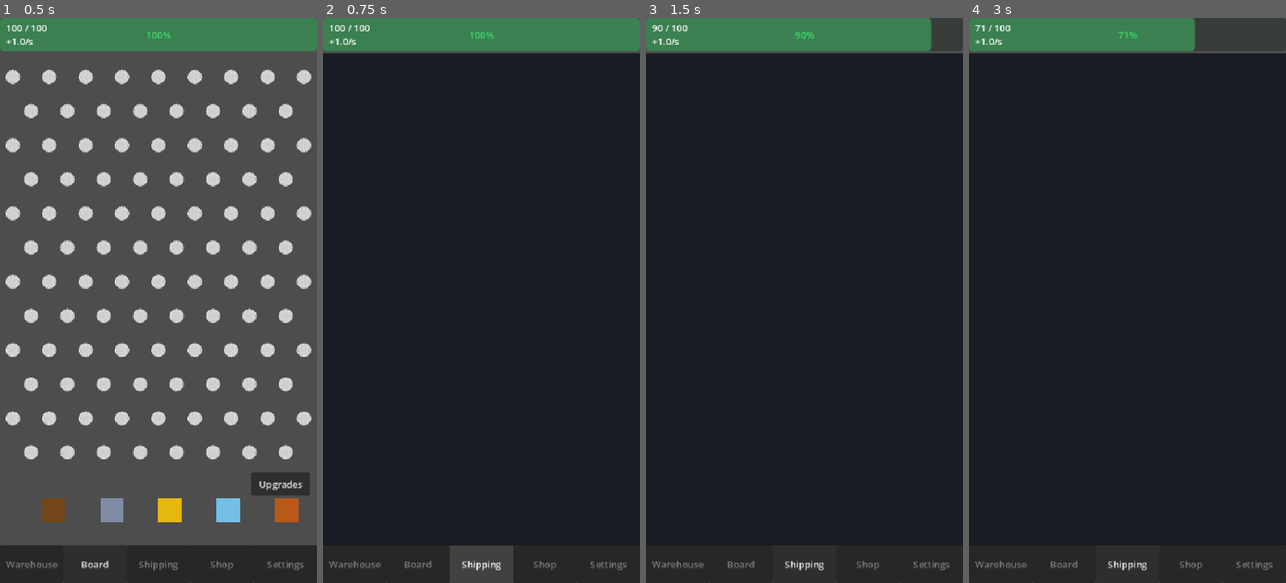
Above: before the commit, frames 1-4 (left to right).
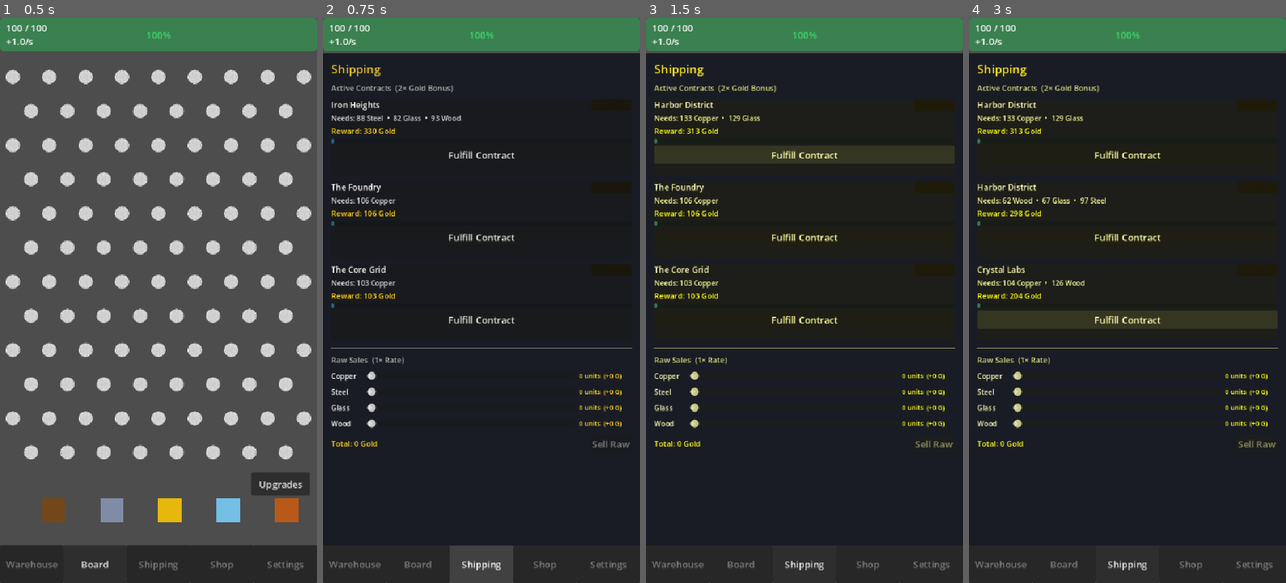
Above: after the commit, the same moments.

Repository: RafaelNTeixeira/ScrapFall
Game: Godot game, scene res://scenes/Main.tscn
Same seed, same stepped clock (60 frames per second), same inputs: the game is played once before the commit and once after it.
Inputs (mouse positions are in pixels of both pictures, inside the frame that each line leads up to):
- Up to frame 1 (0.5 s): no input
- Up to frame 2 (0.75 s): click "Shipping" at 0.5 s
- Up to frame 3 (1.5 s): click (804, 153) at 1.25 s, where only the run after the commit has a clickable "Fulfill Contract"
- Up to frame 4 (3 s): click (1127, 238) at 2 s, where only the run after the commit has a clickable "Fulfill Contract"; click (1127, 317) at 2.75 s, where only the run after the commit has a clickable "Fulfill Contract"

Frame 1 is identical in both runs. In frame 2, 3.2% of the frame differs, in the area x 2-98%, y 8-76%; in frame 3, 7.4%; in frame 4, 8.7%, in the area x 1-100%, y 0-76%.

Commit message:
feat: Added contract/shipping system for selling materials and getting gold in reward; Selling raw materials is now allowed too

Diff:
--- a/project.godot
+++ b/project.godot
@@ -21,6 +21,7 @@
 SaveManager="*uid://bmye37614em4w"
 AudioManager="*uid://cxabq1i4rr7xk"
 UpgradeManager="*uid://dvok5ay5cwxeu"
+ContractManager="*uid://cy7qb37quyuob"
 
 [display]
 
--- a/scripts/Board.gd
+++ b/scripts/Board.gd
@@ -484,7 +484,7 @@
 					peg.set_highlight(true)
 		"energy_peg", "relocate_energy":
 			for peg in all_pegs:
-				if peg.peg_type == Peg.PegType.NORMAL:
+				if peg.is_energy_eligible():
 					peg.set_highlight(true)
 		"bouncy_peg", "relocate_bouncy":
 			for peg in all_pegs:
--- /dev/null
+++ b/scripts/ContractManager.gd
@@ -0,0 +1,181 @@
+# =============================================================================
+# ContractManager.gd
+# Autoload — register as "ContractManager"
+#
+# Manages 3 active shipping contracts at all times.
+# Each contract has a countdown timer; when it expires a new one replaces it.
+# Fulfilling a contract pays 2× the raw gold rate.
+# =============================================================================
+extends Node
+
+# -----------------------------------------------------------------------------
+# Signals
+# -----------------------------------------------------------------------------
+signal contract_updated(slot: int)      # any change to a slot (new/tick)
+signal contract_fulfilled(slot: int, gold_earned: float)
+signal contract_expired(slot: int)
+
+# -----------------------------------------------------------------------------
+# Constants
+# -----------------------------------------------------------------------------
+const SLOT_COUNT: int = 3
+
+const FACTIONS: Array[String] = [
+	"The Core Grid", "Harbor District", "Iron Heights",
+	"Crystal Labs",  "The Foundry",     "Skywatch Station",
+	"Deep Mines Co.", "Neon Market",    "Rust & Co.",
+]
+
+## Base gold per unit when selling raw (1×)
+const RAW_RATES: Dictionary = {
+	"Copper": 0.5,
+	"Steel":  0.8,
+	"Glass":  0.7,
+	"Wood":   0.4,
+}
+
+const CONTRACT_MULTIPLIER: float = 2.0   # contracts pay 2× raw rate
+const CONTRACT_MIN_SECS:   float = 480.0 # 8 min
+const CONTRACT_MAX_SECS:   float = 720.0 # 12 min
+
+# -----------------------------------------------------------------------------
+# State — array of 3 contract dicts
+# -----------------------------------------------------------------------------
+## Contract dict shape:
+## { "faction", "resources": {res: amount}, "gold_reward", "duration", "time_remaining" }
+var contracts: Array = []
+
+var _tick_enabled: bool = true
+
+# -----------------------------------------------------------------------------
+# _ready
+# -----------------------------------------------------------------------------
+func _ready() -> void:
+	randomize()
+	# Slots filled either by SaveManager restore or fresh generation
+	while contracts.size() < SLOT_COUNT:
+		contracts.append(_generate_contract())
+
+# -----------------------------------------------------------------------------
+# _process — tick all contract timers
+# -----------------------------------------------------------------------------
+func _process(delta: float) -> void:
+	if not _tick_enabled:
+		return
+	for i in SLOT_COUNT:
+		contracts[i]["time_remaining"] -= delta
+		if contracts[i]["time_remaining"] <= 0.0:
+			contracts[i] = _generate_contract()
+			emit_signal("contract_expired", i)
+			emit_signal("contract_updated", i)
+
+# -----------------------------------------------------------------------------
+# Fulfill a contract — deducts resources, pays gold
+# Returns false if the player can't afford it
+# -----------------------------------------------------------------------------
+func fulfill_contract(slot: int) -> bool:
+	if slot < 0 or slot >= contracts.size():
+		return false
+	var c: Dictionary = contracts[slot]
+	if not GameManager.spend_resources(c["resources"]):
+		return false
+	var gold: float = c["gold_reward"]
+	GameManager.award_gold(gold)
+	emit_signal("contract_fulfilled", slot, gold)
+	contracts[slot] = _generate_contract()
+	emit_signal("contract_updated", slot)
+	return true
+
+## Returns true if the player currently has all required resources for a slot.
+func can_fulfill(slot: int) -> bool:
+	if slot < 0 or slot >= contracts.size():
+		return false
+	var c: Dictionary = contracts[slot]
+	for res in c["resources"]:
+		if GameManager.resources.get(res, 0) < c["resources"][res]:
+			return false
+	return true
+
+# -----------------------------------------------------------------------------
+# Sell raw resources (1× rate)
+# amounts: { "Copper": 50, "Steel": 20, … }
+# -----------------------------------------------------------------------------
+func sell_raw(amounts: Dictionary) -> float:
+	var total_gold: float = 0.0
+	for res in amounts:
+		var qty: int = int(amounts[res])
+		if qty <= 0:
+			continue
+		var available: int = GameManager.resources.get(res, 0)
+		qty = mini(qty, available)
+		if qty <= 0:
+			continue
+		GameManager.resources[res] -= qty
+		# Emit the same signal ResourceBar listens to so the Warehouse UI updates
+		GameManager.resource_collected.emit(res, GameManager.resources[res])
+		var gold: float = qty * RAW_RATES.get(res, 0.5)
+		total_gold += gold
+	if total_gold > 0.0:
+		GameManager.award_gold(total_gold)
+	return total_gold
+
+## Gold you'd get for selling `amount` units of `resource` raw.
+func raw_gold_for(resource: String, amount: int) -> float:
+	return amount * RAW_RATES.get(resource, 0.5)
+
+# -----------------------------------------------------------------------------
+# Contract generation
+# -----------------------------------------------------------------------------
+func _generate_contract() -> Dictionary:
+	var faction: String = FACTIONS[randi() % FACTIONS.size()]
+
+	# Pick 1–3 resource types
+	var pool: Array = ["Copper", "Steel", "Glass", "Wood"]
+	pool.shuffle()
+	var count: int    = randi_range(1, 3)
+	var resources: Dictionary = {}
+	var raw_value: float      = 0.0
+
+	for i in count:
+		var res: String = pool[i]
+		var amount: int = _contract_amount(res)
+		resources[res]  = amount
+		raw_value      += amount * RAW_RATES.get(res, 0.5)
+
+	var duration: float = randf_range(CONTRACT_MIN_SECS, CONTRACT_MAX_SECS)
+
+	return {
+		"faction":        faction,
+		"resources":      resources,
+		"gold_reward":    raw_value * CONTRACT_MULTIPLIER,
+		"duration":       duration,
+		"time_remaining": duration,
+	}
+
+func _contract_amount(resource: String) -> int:
+	var cap:    int = GameManager.storage_caps.get(resource, 500)
+	var min_a:  int = maxi(20, int(cap * 0.12))
+	var max_a:  int = maxi(60, int(cap * 0.35))
+	return randi_range(min_a, max_a)
+
+# -----------------------------------------------------------------------------
+# Refresh token — instant reroll of one slot (purchased in Shop)
+# -----------------------------------------------------------------------------
+func refresh_slot(slot: int) -> void:
+	if slot < 0 or slot >= contracts.size():
+		return
+	contracts[slot] = _generate_contract()
+	emit_signal("contract_updated", slot)
+
+# -----------------------------------------------------------------------------
+# Serialization — called by SaveManager
+# -----------------------------------------------------------------------------
+func get_save_data() -> Array:
+	return contracts.duplicate(true)
+
+func apply_save_data(data: Array) -> void:
+	contracts.clear()
+	for c in data:
+		contracts.append(c)
+	while contracts.size() < SLOT_COUNT:
+		contracts.append(_generate_contract())
--- a/scripts/Peg.gd
+++ b/scripts/Peg.gd
@@ -107,7 +107,7 @@
 func _base_color() -> Color:
 	match peg_type:
 		PegType.NORMAL:   return Color(1.0, 1.0, 1.0, 1.0)
-		PegType.ENERGY:   return Color(0.893, 0.728, 0.0, 1.0)
+		PegType.ENERGY:   return Color(0.8, 0.7, 0.0, 1.0)
 		PegType.SPLITTER: return Color(0.35, 0.80, 1.0)
 		PegType.BOUNCY:   return Color(0.4, 0.0, 0.4, 1.0)
 	return Color.WHITE
@@ -135,11 +135,14 @@
 func is_gate_eligible() -> bool:
 	return peg_type == PegType.NORMAL
 
+func is_energy_eligible() -> bool:
+	return peg_type == PegType.NORMAL and peg_index.y >= 3 and peg_index.y <= 8
+
 func is_splitter_eligible() -> bool:
 	return peg_type == PegType.NORMAL and peg_index.y >= 3 and peg_index.y <= 8
 
 func is_bouncy_eligible() -> bool:
-	return peg_type == PegType.NORMAL
+	return peg_type == PegType.NORMAL and peg_index.y >= 3 and peg_index.y <= 8
 
 func mark_as_gate_anchor(active: bool) -> void:
 	if active:
--- a/scripts/SaveManager.gd
+++ b/scripts/SaveManager.gd
@@ -70,6 +70,8 @@
 		"upgrades":           UpgradeManager.get_save_data(),
 		# Gate anchor pegs
 		"gate":               _get_gate_manager().get_save_data() if _get_gate_manager() else {},
+		# Active contracts
+		"contracts":          ContractManager.get_save_data(),
 		# Auto-dropper positions
 		"dropper_positions":  _get_board().get_dropper_positions() if _get_board() else [],
 		# Offline timestamp — always written last so it's as fresh as possible
@@ -138,6 +140,8 @@
 		call_deferred("_restore_droppers", data["dropper_positions"])
 	if data.has("upgrades"):
 		UpgradeManager.apply_save_data(data["upgrades"])
+	if data.has("contracts"):
+		ContractManager.apply_save_data(data["contracts"])
 	if data.has("gate") and not data["gate"].is_empty():
 		call_deferred("_restore_gate", data["gate"])
 
--- /dev/null
+++ b/scripts/ShippingUI.gd
@@ -0,0 +1,320 @@
+# =============================================================================
+# ShippingUI.gd
+# Attach to: ShippingPanel (Control) inside TabNavigator/Panels
+# Everything built in code — no manual children needed.
+# =============================================================================
+extends Control
+
+const RES_TYPES: Array[String] = ["Copper", "Steel", "Glass", "Wood"]
+
+# Contract card nodes — indexed 0-2
+var _cards:       Array = []   # Array of Dictionary per card slot
+
+# Liquidation section
+var _sliders:     Dictionary = {}   # res → HSlider
+var _slider_lbls: Dictionary = {}   # res → Label (shows amount + gold preview)
+var _total_lbl:   Label
+var _sell_btn:    Button
+
+# -----------------------------------------------------------------------------
+# _ready
+# -----------------------------------------------------------------------------
+func _ready() -> void:
+	set_anchors_and_offsets_preset(Control.PRESET_FULL_RECT)
+	mouse_filter = Control.MOUSE_FILTER_STOP
+
+	var scroll := ScrollContainer.new()
+	scroll.set_anchors_and_offsets_preset(Control.PRESET_FULL_RECT)
+	add_child(scroll)
+
+	# MarginContainer gives breathing room on all four edges
+	var margin := MarginContainer.new()
+	margin.size_flags_horizontal = Control.SIZE_EXPAND_FILL
+	margin.add_theme_constant_override("margin_left",   14)
+	margin.add_theme_constant_override("margin_right",  14)
+	margin.add_theme_constant_override("margin_top",    12)
+	margin.add_theme_constant_override("margin_bottom", 16)
+	scroll.add_child(margin)
+
+	var vbox := VBoxContainer.new()
+	vbox.size_flags_horizontal = Control.SIZE_EXPAND_FILL
+	vbox.add_theme_constant_override("separation", 10)
+	margin.add_child(vbox)
+
+	_build_header(vbox)
+	_build_contract_cards(vbox)
+	_build_divider(vbox)
+	_build_liquidation(vbox)
+
+	# Connect signals
+	ContractManager.contract_updated.connect(_on_contract_updated)
+	ContractManager.contract_fulfilled.connect(_on_contract_fulfilled)
+	ContractManager.contract_expired.connect(_on_contract_expired)
+	GameManager.resource_collected.connect(func(_r, _n): _refresh_sliders())
+	GameManager.resource_collected.connect(func(_r, _n): _refresh_fulfill_buttons())
+
+	_refresh_all()
+
+# -----------------------------------------------------------------------------
+# Header
+# -----------------------------------------------------------------------------
+func _build_header(parent: Control) -> void:
+	var lbl := Label.new()
+	lbl.text = "Shipping"
+	lbl.add_theme_font_size_override("font_size", 20)
+	lbl.add_theme_color_override("font_color", Color(0.9, 0.75, 0.2))
+	parent.add_child(lbl)
+
+# -----------------------------------------------------------------------------
+# Contract cards
+# -----------------------------------------------------------------------------
+func _build_contract_cards(parent: Control) -> void:
+	var contracts_lbl := Label.new()
+	contracts_lbl.text = "Active Contracts  (2× Gold Bonus)"
+	contracts_lbl.add_theme_font_size_override("font_size", 13)
+	contracts_lbl.add_theme_color_override("font_color", Color(0.7, 0.7, 0.7))
+	parent.add_child(contracts_lbl)
+
+	for i in ContractManager.SLOT_COUNT:
+		var card := _make_contract_card(i)
+		_cards.append(card)
+		parent.add_child(card["root"])
+
+func _make_contract_card(slot: int) -> Dictionary:
+	var panel := PanelContainer.new()
+	panel.custom_minimum_size = Vector2(0.0, 130.0)
+
+	var vbox := VBoxContainer.new()
+	panel.add_child(vbox)
+
+	# Row 1: Faction name + 2× badge
+	var top_row := HBoxContainer.new()
+	vbox.add_child(top_row)
+
+	var faction_lbl := Label.new()
+	faction_lbl.size_flags_horizontal = Control.SIZE_EXPAND_FILL
+	faction_lbl.add_theme_font_size_override("font_size", 14)
+	top_row.add_child(faction_lbl)
+
+	var badge := Label.new()
+	badge.text = "  2× BONUS!  "
+	badge.add_theme_color_override("font_color", Color(0.1, 0.1, 0.1))
+	badge.add_theme_font_size_override("font_size", 11)
+	# Gold background via modulate
+	var badge_bg := PanelContainer.new()
+	badge_bg.modulate = Color(1.0, 0.82, 0.1)
+	badge_bg.add_child(badge)
+	top_row.add_child(badge_bg)
+
+	# Row 2: Resources needed
+	var res_lbl := Label.new()
+	res_lbl.add_theme_font_size_override("font_size", 12)
+	res_lbl.add_theme_color_override("font_color", Color(0.85, 0.85, 0.85))
+	vbox.add_child(res_lbl)
+
+	# Row 3: Gold reward
+	var gold_lbl := Label.new()
+	gold_lbl.add_theme_font_size_override("font_size", 13)
+	gold_lbl.add_theme_color_override("font_color", Color(1.0, 0.82, 0.1))
+	vbox.add_child(gold_lbl)
+
+	# Row 4: Timer bar
+	var timer_bar := ProgressBar.new()
+	timer_bar.min_value       = 0
+	timer_bar.max_value       = 1
+	timer_bar.value           = 1
+	timer_bar.show_percentage = false
+	timer_bar.custom_minimum_size = Vector2(0.0, 8.0)
+	timer_bar.modulate        = Color(0.3, 0.8, 1.0)
+	vbox.add_child(timer_bar)
+
+	# Row 5: Fulfill button
+	var fulfill_btn := Button.new()
+	fulfill_btn.text = "Fulfill Contract"
+	fulfill_btn.pressed.connect(func(): _on_fulfill_pressed(slot))
+	vbox.add_child(fulfill_btn)
+
+	var card := {
+		"root":        panel,
+		"faction_lbl": faction_lbl,
+		"res_lbl":     res_lbl,
+		"gold_lbl":    gold_lbl,
+		"timer_bar":   timer_bar,
+		"fulfill_btn": fulfill_btn,
+	}
+	return card
+
+# -----------------------------------------------------------------------------
+# Divider
+# -----------------------------------------------------------------------------
+func _build_divider(parent: Control) -> void:
+	var sep := HSeparator.new()
+	parent.add_child(sep)
+
+	var lbl := Label.new()
+	lbl.text = "Raw Sales  (1× Rate)"
+	lbl.add_theme_font_size_override("font_size", 13)
+	lbl.add_theme_color_override("font_color", Color(0.7, 0.7, 0.7))
+	parent.add_child(lbl)
+
+# -----------------------------------------------------------------------------
+# Liquidation sliders
+# -----------------------------------------------------------------------------
+func _build_liquidation(parent: Control) -> void:
+	for res in RES_TYPES:
+		var row := HBoxContainer.new()
+		row.add_theme_constant_override("separation", 6)
+		parent.add_child(row)
+
+		var name_lbl := Label.new()
+		name_lbl.text                   = res
+		name_lbl.custom_minimum_size    = Vector2(55.0, 0.0)
+		name_lbl.add_theme_font_size_override("font_size", 12)
+		row.add_child(name_lbl)
+
+		var slider := HSlider.new()
+		slider.min_value              = 0
+		slider.max_value              = GameManager.storage_caps.get(res, 500)
+		slider.value                  = 0
+		slider.step                   = 1
+		slider.size_flags_horizontal  = Control.SIZE_EXPAND_FILL
+		slider.value_changed.connect(func(_v): _refresh_slider_label(res))
+		_sliders[res] = slider
+		row.add_child(slider)
+
+		var amt_lbl := Label.new()
+		amt_lbl.custom_minimum_size   = Vector2(90.0, 0.0)
+		amt_lbl.add_theme_font_size_override("font_size", 11)
+		amt_lbl.add_theme_color_override("font_color", Color(1.0, 0.82, 0.1))
+		_slider_lbls[res] = amt_lbl
+		row.add_child(amt_lbl)
+
+	# Total + sell button
+	var bottom_row := HBoxContainer.new()
+	parent.add_child(bottom_row)
+
+	_total_lbl = Label.new()
+	_total_lbl.text                  = "Total: 0 Gold"
+	_total_lbl.size_flags_horizontal = Control.SIZE_EXPAND_FILL
+	_total_lbl.add_theme_font_size_override("font_size", 13)
+	_total_lbl.add_theme_color_override("font_color", Color(1.0, 0.82, 0.1))
+	bottom_row.add_child(_total_lbl)
+
+	_sell_btn = Button.new()
+	_sell_btn.text    = "Sell Raw"
+	_sell_btn.pressed.connect(_on_sell_raw_pressed)
+	bottom_row.add_child(_sell_btn)
+
+# -----------------------------------------------------------------------------
+# _process — tick timer bars every frame
+# -----------------------------------------------------------------------------
+func _process(_delta: float) -> void:
+	for i in ContractManager.SLOT_COUNT:
+		if i >= _cards.size():
+			break
+		var c: Dictionary    = ContractManager.contracts[i]
+		var bar: ProgressBar = _cards[i]["timer_bar"]
+		var frac: float      = c["time_remaining"] / c["duration"]
+		bar.value            = clampf(frac, 0.0, 1.0)
+		# Colour shifts red as time runs low
+		bar.modulate = Color(0.3, 0.8, 1.0).lerp(Color(1.0, 0.2, 0.2), 1.0 - frac)
+
+# -----------------------------------------------------------------------------
+# Refresh helpers
+# -----------------------------------------------------------------------------
+func _refresh_all() -> void:
+	for i in ContractManager.SLOT_COUNT:
+		_refresh_card(i)
+	_refresh_sliders()
+
+func _refresh_card(slot: int) -> void:
+	if slot >= _cards.size():
+		return
+	var c:    Dictionary = ContractManager.contracts[slot]
+	var card: Dictionary = _cards[slot]
+
+	card["faction_lbl"].text = c["faction"]
+	card["res_lbl"].text     = _resources_string(c["resources"])
+	card["gold_lbl"].text    = "Reward: %d Gold" % int(c["gold_reward"])
+	card["timer_bar"].max_value = c["duration"]
+	_refresh_fulfill_buttons()
+
+func _refresh_fulfill_buttons() -> void:
+	for i in ContractManager.SLOT_COUNT:
+		if i >= _cards.size():
+			continue
+		var can: bool = ContractManager.can_fulfill(i)
+		_cards[i]["fulfill_btn"].disabled = not can
+		_cards[i]["fulfill_btn"].modulate = Color.WHITE if can else Color(0.5, 0.5, 0.5)
+
+func _refresh_sliders() -> void:
+	for res in RES_TYPES:
+		if not _sliders.has(res):
+			continue
+		var slider: HSlider = _sliders[res]
+		var max_val: int    = GameManager.resources.get(res, 0)
+		slider.max_value    = max_val
+		# Clamp current value if stored amount dropped
+		slider.value        = minf(slider.value, max_val)
+		_refresh_slider_label(res)
+	_refresh_total_label()
+
+func _refresh_slider_label(res: String) -> void:
+	if not _slider_lbls.has(res):
+		return
+	var amt:  int   = int(_sliders[res].value)
+	var gold: float = ContractManager.raw_gold_for(res, amt)
+	_slider_lbls[res].text = "%d units  (+%.0f G)" % [amt, gold]
+	_refresh_total_label()
+
+func _refresh_total_label() -> void:
+	var total: float = 0.0
+	for res in RES_TYPES:
+		if _sliders.has(res):
+			total += ContractManager.raw_gold_for(res, int(_sliders[res].value))
+	_total_lbl.text = "Total: %.0f Gold" % total
+	_sell_btn.disabled = (total <= 0.0)
+
+func _resources_string(res_dict: Dictionary) -> String:
+	var parts: Array = []
+	for res in res_dict:
+		parts.append("%d %s" % [res_dict[res], res])
+	return "Needs: " + "  •  ".join(parts)
+
+# -----------------------------------------------------------------------------
+# Button handlers
+# -----------------------------------------------------------------------------
+func _on_fulfill_pressed(slot: int) -> void:
+	if ContractManager.fulfill_contract(slot):
+		_refresh_all()
+
+func _on_sell_raw_pressed() -> void:
+	var amounts: Dictionary = {}
+	for res in RES_TYPES:
+		if _sliders.has(res):
+			var amt: int = int(_sliders[res].value)
+			if amt > 0:
+				amounts[res] = amt
+	if amounts.is_empty():
+		return
+	ContractManager.sell_raw(amounts)
+	# Reset sliders to 0 after selling
+	for res in RES_TYPES:
+		if _sliders.has(res):
+			_sliders[res].value = 0
+	_refresh_sliders()
+
+# -----------------------------------------------------------------------------
+# ContractManager signal handlers
+# -----------------------------------------------------------------------------
+func _on_contract_updated(slot: int) -> void:
+	_refresh_card(slot)
+
+func _on_contract_fulfilled(_slot: int, gold: float) -> void:
+	# Brief flash on the panel
+	var tween := create_tween()
+	tween.tween_property(self, "modulate", Color(1.3, 1.3, 0.6), 0.1)
+	tween.tween_property(self, "modulate", Color.WHITE, 0.3)
+
+func _on_contract_expired(_slot: int) -> void:
+	pass  # card auto-refreshed via contract_updated
--- a/scripts/TabNavigator.gd
+++ b/scripts/TabNavigator.gd
@@ -111,6 +111,10 @@
 	_btn_shop.pressed.connect(func():      _switch_to(Tab.SHOP))
 	_btn_settings.pressed.connect(func():  _switch_to(Tab.SETTINGS))
 
+	# Attach ShippingUI to ShippingPanel
+	var shipping_ui: Node = load("res://scripts/ShippingUI.gd").new()
+	_panel_shipping.add_child(shipping_ui)
+
 	_switch_to(Tab.BOARD)
 
 func _switch_to(tab: Tab) -> void:
Not shown, added: scripts/ContractManager.gd.uid
Not shown, added: scripts/ShippingUI.gd.uid
